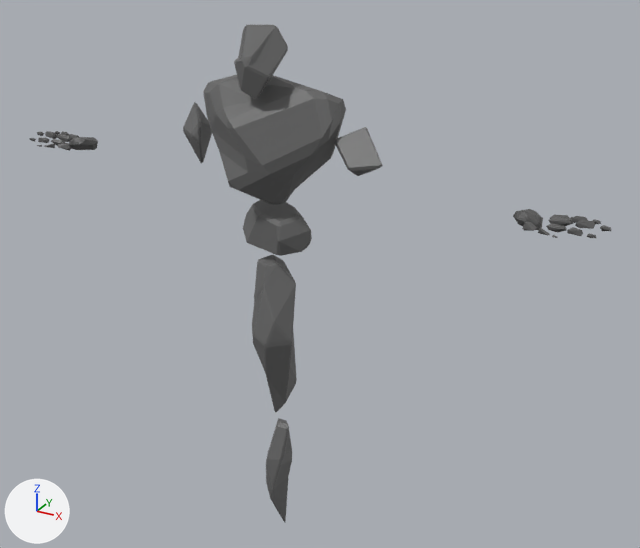
A saved change to the glTF model avatar/NPC_A_8.glb.
The view is the same before and after, from a 50 mm camera at (1.75, -2.83, 2.54) aimed at (0.15, 0.08, 1.08). Arrows for +X, +Y and +Z are at lower left; the lights stay in place.

Before the edit, the objects in view are built like this:
```python
ob_cube_025 = bpy.data.objects.new('Cube.025', me_cube_035)
ob_cube_025.location = (0.0, 0.0, 0.0)
ob_cube_093 = bpy.data.objects.new('Cube.093', me_cube_093)
ob_cube_093.location = (0.0, 0.0, 0.0)
ob_cube_098 = bpy.data.objects.new('Cube.098', me_cube_098)
ob_cube_098.location = (0.0, 0.0, 0.0)
ob_cube_100 = bpy.data.objects.new('Cube.100', me_cube_100)
ob_cube_100.location = (0.0, 0.0, 0.0)
ob_cube_102 = bpy.data.objects.new('Cube.102', me_cube_102)
ob_cube_102.location = (0.0, 0.0, 0.0)
ob_cube_103 = bpy.data.objects.new('Cube.103', me_cube_103)
ob_cube_103.location = (0.0, 0.0, 0.0)
ob_cube_105 = bpy.data.objects.new('Cube.105', me_cube_105)
ob_cube_105.location = (0.0, 0.0, 0.0)
```
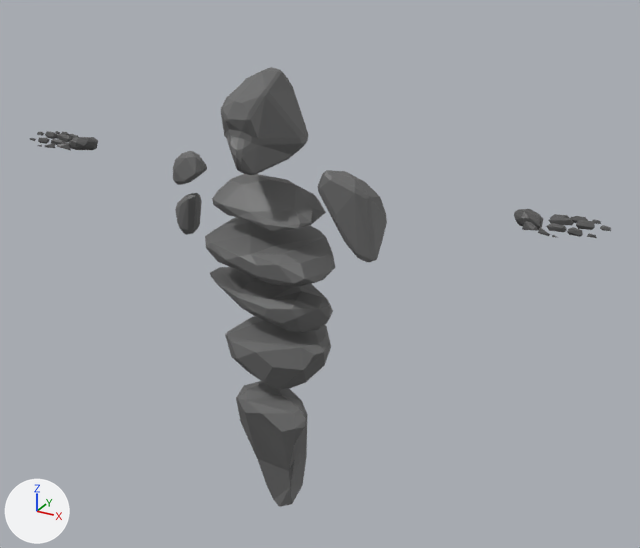
Location of each change, [x1, y1, x2, y2] in pixels of the pictures (640 x 548 px):
'Cube.109', added
    after: [205, 174, 335, 390]
'Cube.103', deleted
    before: [203, 75, 346, 204]
'Cube.111', added
    after: [221, 67, 308, 175]
'Cube.110', added
    after: [236, 381, 308, 507]
'Cube.093', deleted
    before: [252, 255, 297, 412]
'Cube.113', added
    after: [318, 170, 387, 262]
'Cube.102', deleted
    before: [243, 200, 312, 256]
'Cube.105', deleted
    before: [234, 25, 288, 99]
'Cube.098', deleted
    before: [183, 102, 383, 176]
'Cube.100', deleted
    before: [266, 418, 292, 523]
'Cube.112', added
    after: [173, 151, 207, 235]

What changed in the scene script:
```text
Add mat_material_006:
    mat_material_006 = principled_material('Material.006')
    mat_material_006.base_color = (0.142, 0.142, 0.142)  # dark grey #696969
Add me_cube_113:
    me_cube_113.from_pydata(...)  # 88 vertices, 172 faces; spans x 0.228..0.452, y -0.097..0.081, z 1.233..1.577
    me_cube_113.materials.append(mat_material_006)  # dark grey #696969
Add me_cube_112:
    me_cube_112.from_pydata(...)  # 74 vertices, 140 faces; spans x -0.467..-0.273, y -0.141..0.04, z 1.192..1.575
    me_cube_112.materials.append(mat_material_006)  # dark grey #696969
Add me_cube_111:
    me_cube_111.from_pydata(...)  # 103 vertices, 202 faces; spans x -0.152..0.147, y -0.285..0.042, z 1.554..1.922
    me_cube_111.materials.append(mat_material_006)  # dark grey #696969
Add me_cube_110:
    me_cube_110.from_pydata(...)  # 44 vertices, 84 faces; spans x -0.131..0.228, y -0.229..0.117, z -0.008..0.603
    me_cube_110.materials.append(mat_material_006)  # dark grey #696969
Add me_cube_109:
    me_cube_109.from_pydata(...)  # 190 vertices, 365 faces; spans x -0.275..0.278, y -0.242..0.201, z 0.637..1.493
    me_cube_109.materials.append(mat_material_006)  # dark grey #696969
Remove ob_cube_093:
    ob_cube_093 = bpy.data.objects.new('Cube.093', me_cube_093)
    ob_cube_093.location = (0.0, 0.0, 0.0)
Remove ob_cube_098:
    ob_cube_098 = bpy.data.objects.new('Cube.098', me_cube_098)
    ob_cube_098.location = (0.0, 0.0, 0.0)
Remove ob_cube_100:
    ob_cube_100 = bpy.data.objects.new('Cube.100', me_cube_100)
    ob_cube_100.location = (0.0, 0.0, 0.0)
Remove ob_cube_102:
    ob_cube_102 = bpy.data.objects.new('Cube.102', me_cube_102)
    ob_cube_102.location = (0.0, 0.0, 0.0)
Remove ob_cube_103:
    ob_cube_103 = bpy.data.objects.new('Cube.103', me_cube_103)
    ob_cube_103.location = (0.0, 0.0, 0.0)
Remove ob_cube_105:
    ob_cube_105 = bpy.data.objects.new('Cube.105', me_cube_105)
    ob_cube_105.location = (0.0, 0.0, 0.0)
Add ob_cube_113:
    ob_cube_113 = bpy.data.objects.new('Cube.113', me_cube_113)
    ob_cube_113.location = (0.0, 0.0, 0.0)
Add ob_cube_112:
    ob_cube_112 = bpy.data.objects.new('Cube.112', me_cube_112)
    ob_cube_112.location = (0.0, 0.0, 0.0)
Add ob_cube_111:
    ob_cube_111 = bpy.data.objects.new('Cube.111', me_cube_111)
    ob_cube_111.location = (0.0, 0.0, 0.0)
Add ob_cube_110:
    ob_cube_110 = bpy.data.objects.new('Cube.110', me_cube_110)
    ob_cube_110.location = (0.0, 0.0, 0.0)
Add ob_cube_109:
    ob_cube_109 = bpy.data.objects.new('Cube.109', me_cube_109)
    ob_cube_109.location = (0.0, 0.0, 0.0)
```
